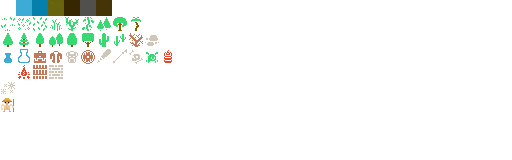
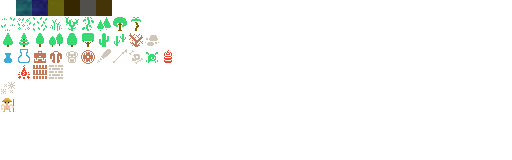
Layers edited between the first and the second (512, 160) image:
added layer "Calque Copié" above "Arrière-plan" over (16, 0, 32, 16)
painted on "Arrière-plan" over (16, 0, 48, 16)
